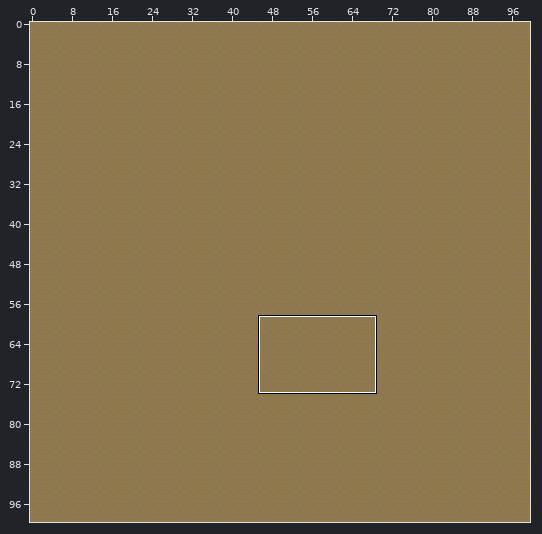
One commit to this Tiled map (JSON): asset/img/tiled/location_2.json. The first picture is a wide view before the edit; the outline marks the close-up.
Close-up. Before the commit:
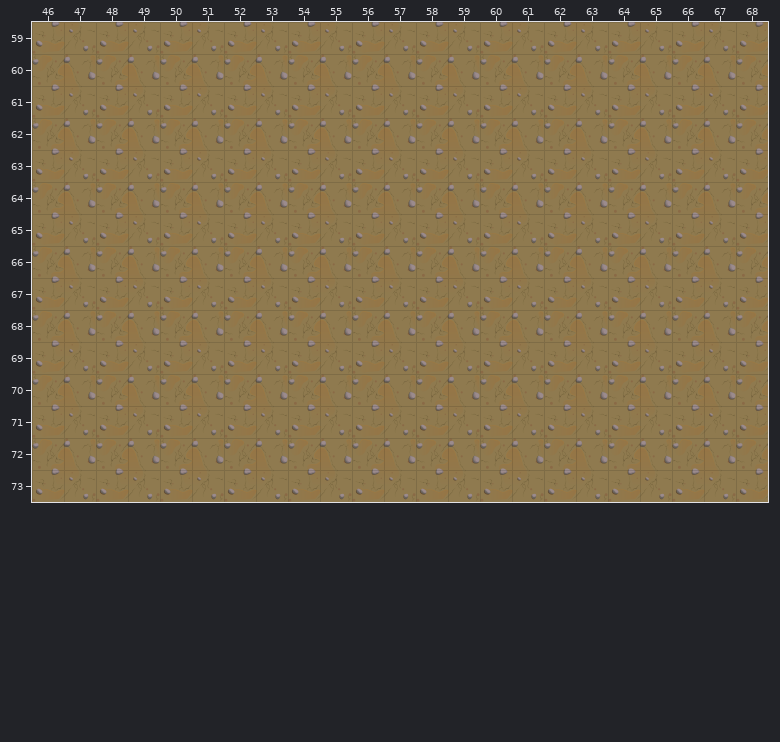
Cells are 32x32 px. Shown: x 46..68, y 59..73. The commit also changed other parts of the map, which this record leaves out.
New version:
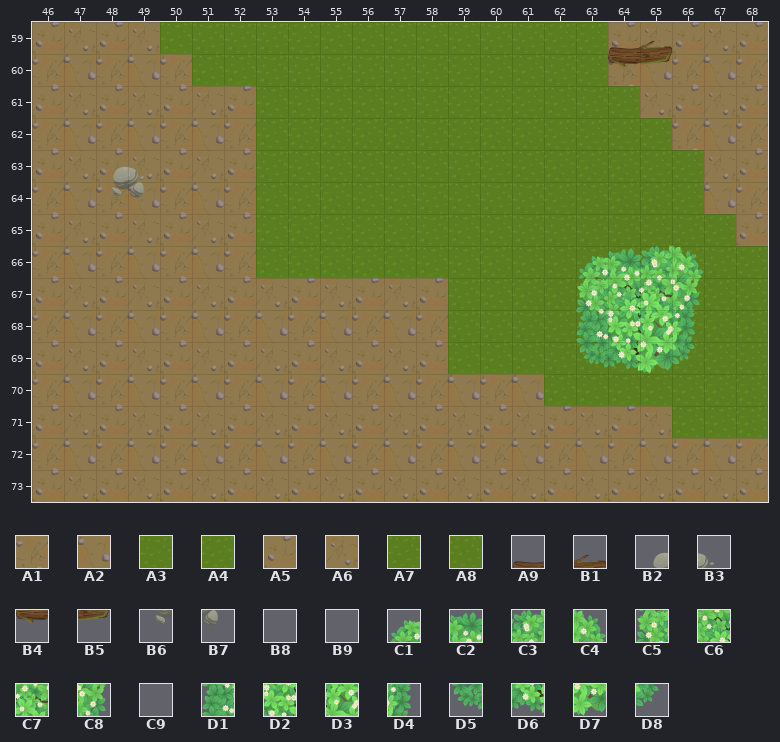
Key: from "level_1": A1 51, A2 52, A3 55, A4 56, A5 101, A6 102, A7 105, A8 106, A9 206, B1 207, B2 208, B3 209, B4 256, B5 257, B6 258, B7 259, B8 1282, B9 1283, C1 1330, C2 1331, C3 1332, C4 1333, C5 1380, C6 1381, C7 1382, C8 1383, C9 1429, D1 1430, D2 1431, D3 1432, D4 1433, D5 1480, D6 1481, D7 1482, D8 1483.
__ is an empty cell, ## one hidden under a higher layer.
Tiles replaced or removed in this view: A1, A2, A5, A6.
Diff:
Changed rows in their new state; .. is an unchanged cell.
Layer "ground":
first column x 50:
59 A7 A3 A3 A3 A4 A7 A7 A7 A7 A7 A3 A3 A4 A4 .. .. .. .. ..
60 .. A7 A7 A3 A3 A3 A3 A3 A3 A4 A7 A7 A3 A4 .. .. .. .. ..
61 .. .. .. A7 A7 A7 A7 A7 A3 A4 A4 A4 A7 A3 A4 .. .. .. ..
62 .. .. .. A7 A8 A8 A8 A8 A3 A4 A8 A8 A4 A4 A4 A4 .. .. ..
63 .. .. .. A3 A7 A7 A7 A7 A7 A3 A4 A7 A8 A8 A8 A4 A4 .. ..
64 .. .. .. A7 A7 A8 A7 A7 A3 A7 A3 A3 A4 A7 A8 A8 A4 .. ..
65 .. .. .. A7 A8 A4 A4 A4 A3 A7 A7 A3 A3 A3 A3 A4 A3 A4 ..
66 .. .. .. A7 A8 A8 A8 A8 A7 A7 A8 A7 A7 A7 A7 A8 A3 A3 A4
67 .. .. .. .. .. .. .. .. .. A3 A7 A8 A8 A8 ## ## A4 A4 A4
68 .. .. .. .. .. .. .. .. .. A3 A3 A3 A4 A7 A8 A4 A4 A8 A8
69 .. .. .. .. .. .. .. .. .. A7 A7 A7 A3 A3 A7 A8 A8 A4 A4
70 .. .. .. .. .. .. .. .. .. .. .. .. A7 A7 A7 A7 A7 A8 A8
71 .. .. .. .. .. .. .. .. .. .. .. .. .. .. .. .. A7 A7 A8
Layer "block":
first column x 48:
59 .. .. .. .. .. .. .. .. .. .. .. .. .. .. .. .. A9 B1
60 .. .. .. .. .. .. .. .. .. .. .. .. .. .. .. .. B4 B5
63 B2 B3 .. .. .. .. .. .. .. .. .. .. .. .. .. .. .. ..
64 B6 B7 .. .. .. .. .. .. .. .. .. .. .. .. .. .. .. ..
Layer "tree":
first column x 62:
65 .. .. .. B8 B9
66 .. C1 C2 C3 C4
67 .. C5 C6 C7 C8
68 C9 D1 D2 D3 D4
69 .. D5 D6 D7 D8
